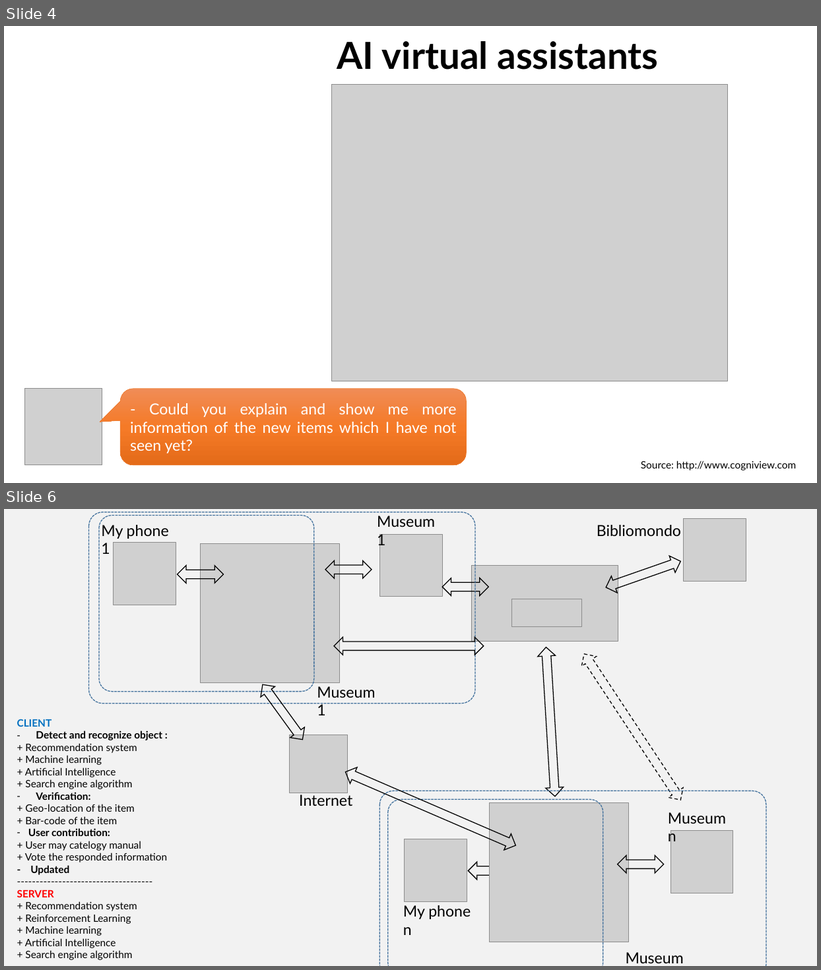
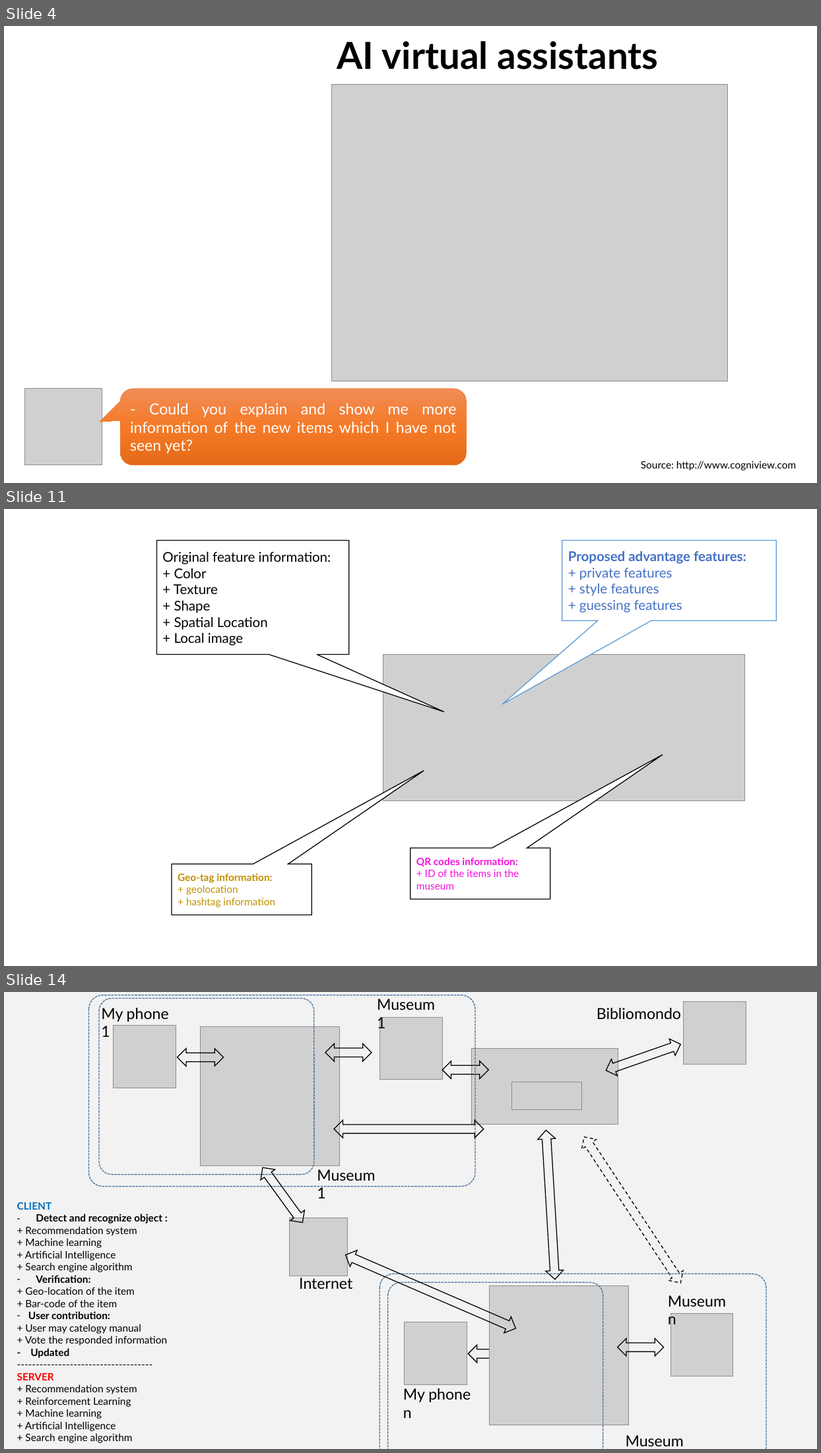
Before and after one commit to dungdovu/DGA1031, a slide deck: DGA1031/What is it.pptx. Shown one above the other, each under a label of ours: slides 4 and 6 before the commit, slides 4, 11 and 14 after it; the slides between them are not shown. The pictures are 821x970 and 821x1453 pixels, drawn with LibreOffice and Linux fonts; fonts in the diff are those of the drawing; grey boxes stand for pictures; background and template pictures are left out. Boxes give left, top, right and bottom in pixels: in the first picture for what was removed or moved away, otherwise in the second. Text is boxed around its words. In the diff, an @@ line names an element or a change of style, - is before the commit and + after.

```diff
--- a/DGA1031/What is it.pptx
+++ b/DGA1031/What is it.pptx
@@ slide 11 added at [4, 509, 817, 966], background picture (left out) @@
@@ speech box added at [156, 540, 349, 654], fill #FFFFFF, outline #000000 1 pt, 16 pt, text #000000 @@
+Original feature information:
++ Color
++ Texture
++ Shape
++ Spatial Location
++ Local image
@@ speech box added at [562, 540, 776, 621], fill #FFFFFF, outline #5B9BD5 1 pt, 16 pt, text #4472C4 @@
+Proposed advantage features:
++ private features
++ style features
++ guessing features
@@ picture added at [384, 655, 746, 801] @@
@@ speech box added at [172, 864, 312, 916], fill #FFFFFF, outline #000000 1 pt, 12 pt, text #BF9000 @@
+Geo-tag information:
++ geolocation
++ hashtag information
@@ speech box added at [411, 848, 550, 900], fill #FFFFFF, outline #000000 1 pt, 12 pt, text #F711DC @@
+QR codes information:
++ ID of the items in the museum
@@ what was slide 6 is now slide 14 @@
```
Also in this commit, not shown: 8 slides changed, 1 other slide added, 28 other files.
